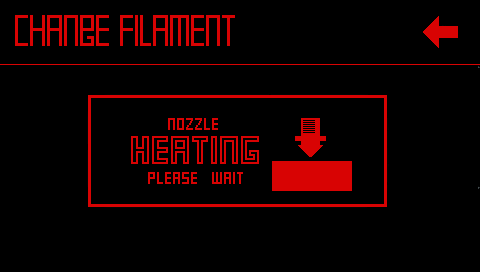
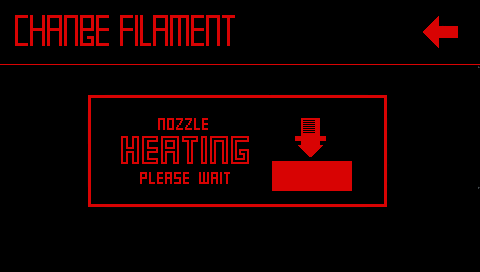
Layered file, before and after one edit (480x272). Changes by layer:
painted on "68_E_ChngFlmHeating_Single-b.bmp" over [left=121, top=118, right=259, bottom=184]
